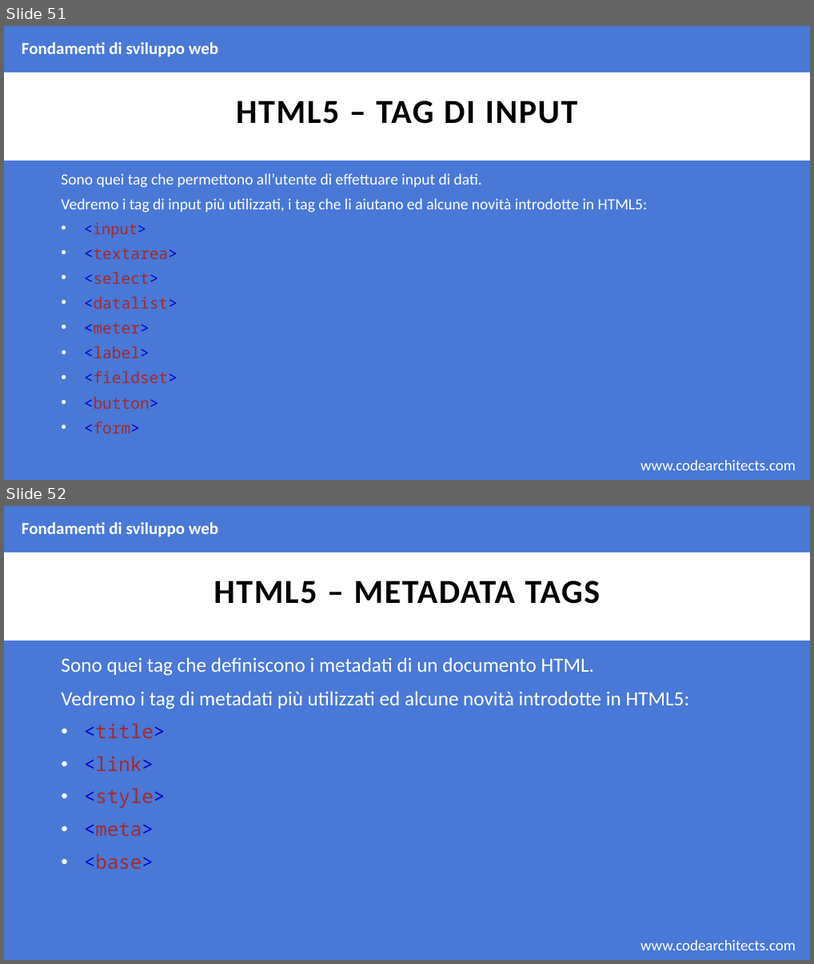
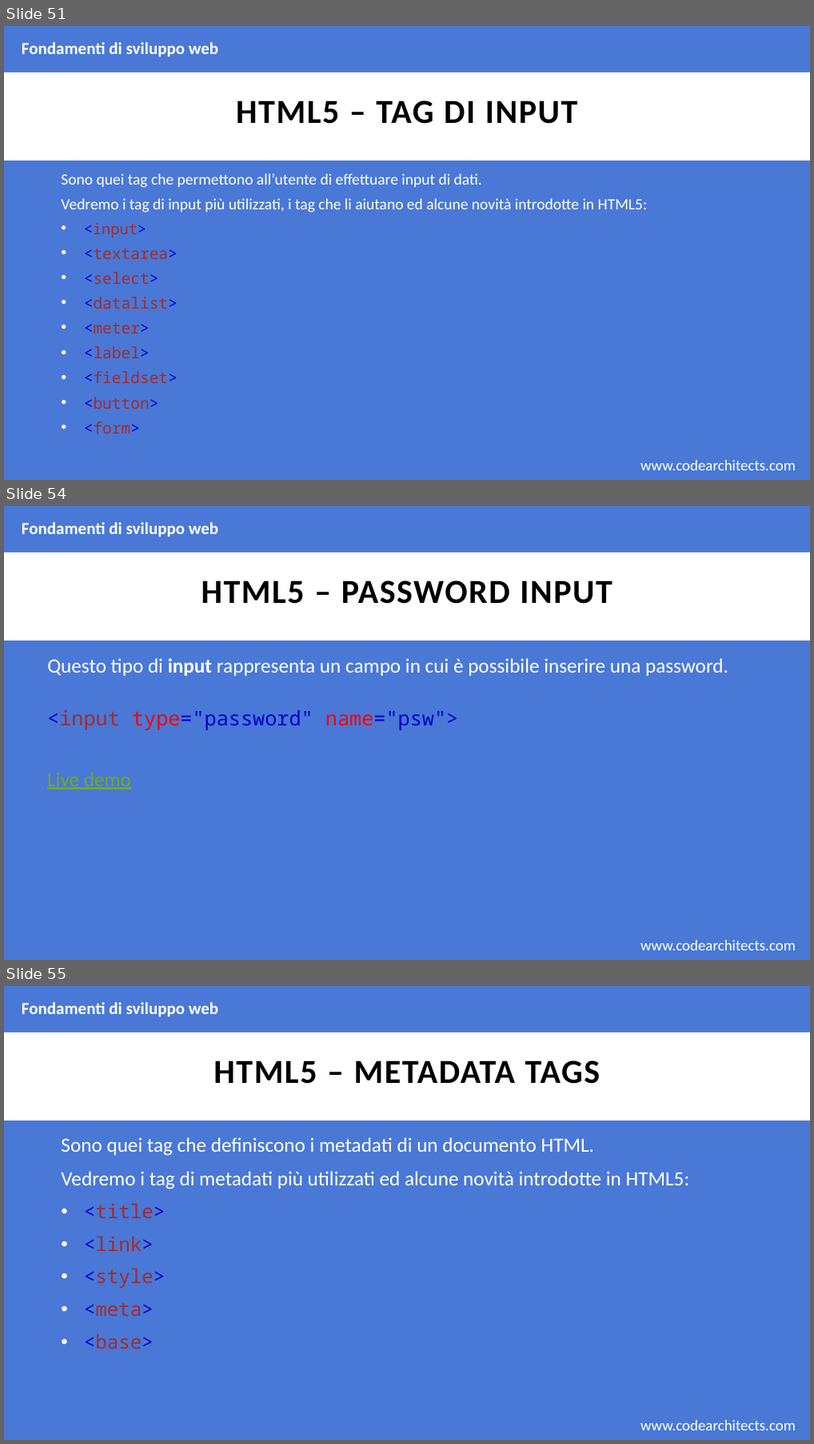
Before and after one commit to CodeArchitectsTraining/fondamenti-sviluppo-web-29052018, a slide deck: slides/html.pptx. Shown one above the other, each under a label of ours: slides 51 and 52 before the commit, slides 51, 54 and 55 after it; the slides between them are not shown. The pictures are 814x964 and 814x1444 pixels, drawn with LibreOffice and Linux fonts; fonts in the diff are those of the drawing; background and template pictures are left out. Boxes give left, top, right and bottom in pixels: in the first picture for what was removed or moved away, otherwise in the second. Text is boxed around its words. In the diff, an @@ line names an element or a change of style, - is before the commit and + after.

Commit message:
adding inputs

```diff
--- a/slides/html.pptx
+++ b/slides/html.pptx
@@ slide 54 added at <box>4,506,810,960</box>, background #4978D7; not listed: 2 template elements that a slide beside it also shows @@
@@ text added at <box>22,522,218,537</box>, 20 pt, text #FFFFFF, bold @@
+Fondamenti di sviluppo web
@@ title added at <box>202,580,612,604</box>, 40 pt, text #000000, bold @@
+HTML5 – PASSWORD INPUT
@@ text added at <box>47,658,729,676</box>, 24 pt, text #FFFFFF @@
+Questo tipo di input rappresenta un campo in cui è possibile inserire una password.
@@ text added at <box>47,710,458,730</box>, 24 pt, text #0000CD @@
+<input type="password" name="psw">
@@ text added at <box>47,772,131,789</box>, 24 pt, text #6EAC1C, underline @@
+Live demo
@@ what was slide 52 is now slide 55 @@
```
Also in this commit, not shown: 2 other slides added, 1 other file.
